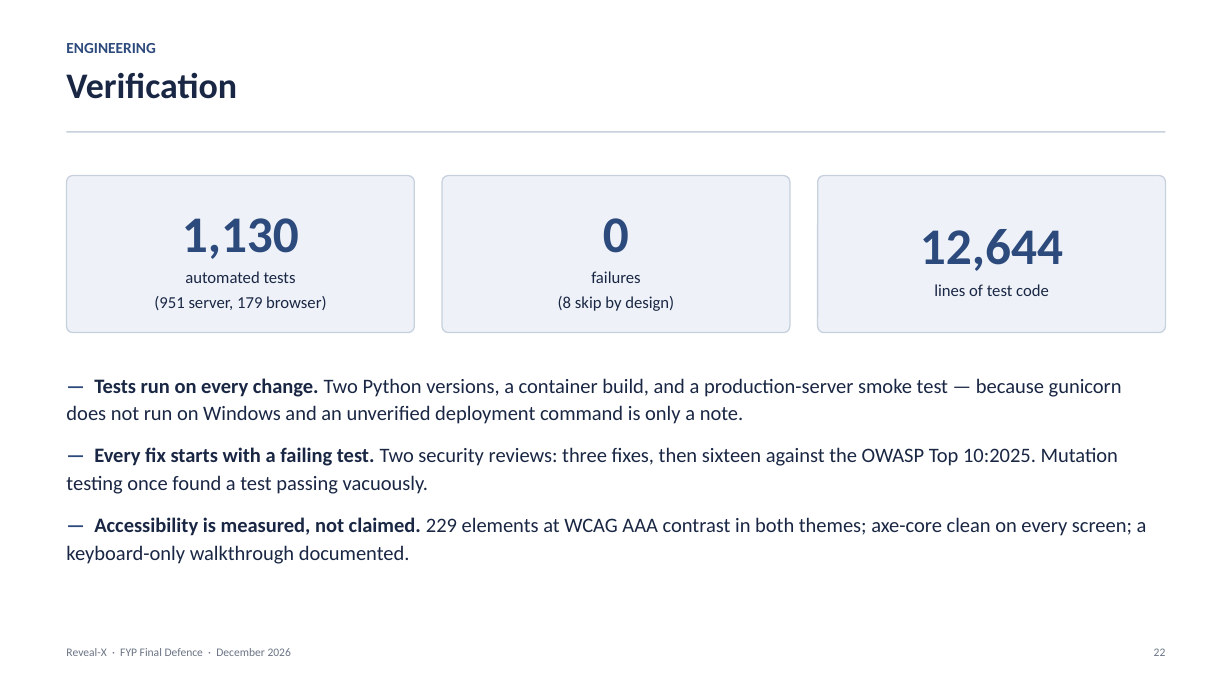
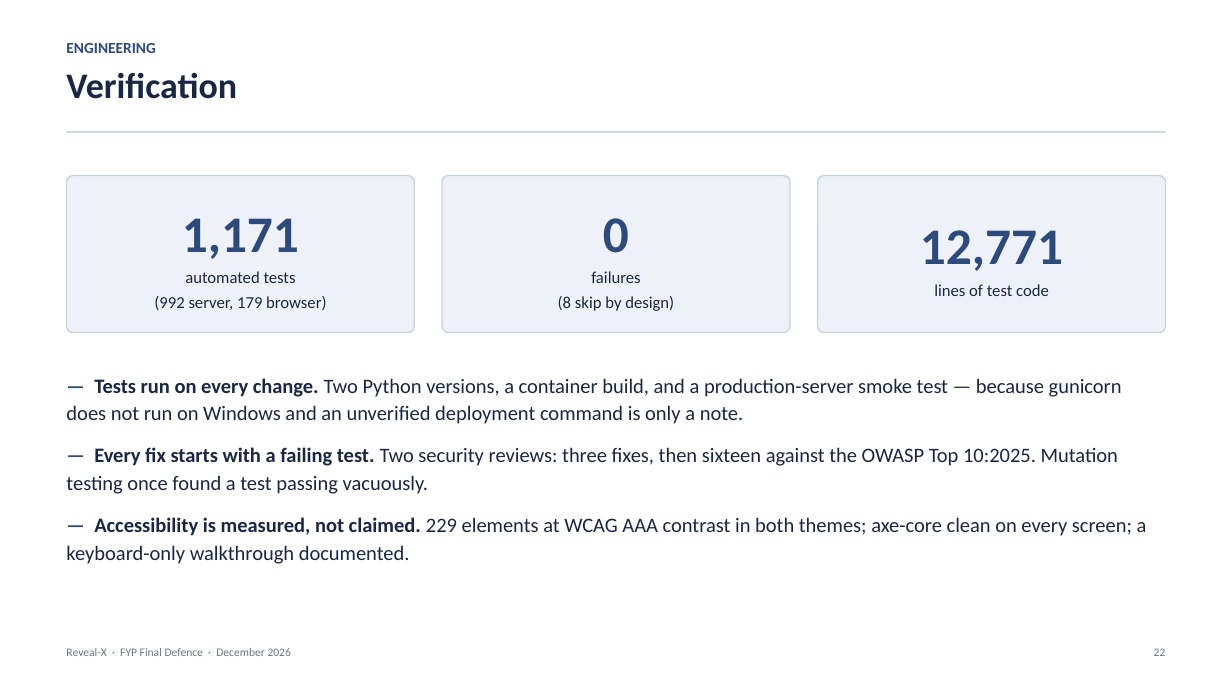
Before and after one commit to 1337PAIN/Reveal-X-chat, a slide deck: slide 22 of Reveal-X_FYP_Presentation.pptx. Drawn at 1232x693 pixels with LibreOffice and Linux fonts; fonts in the diff are those of the drawing. Boxes give left, top, right and bottom in pixels: in the first picture for what was removed or moved away, otherwise in the second. Text is boxed around its words. In the diff, an @@ line names an element or a change of style, - is before the commit and + after.

```diff
--- a/Reveal-X_FYP_Presentation.pptx
+++ b/Reveal-X_FYP_Presentation.pptx
@@ text in rounded rectangle at box(154, 218, 326, 310): text changed @@
-1,130
-automated tests
-(951 server, 179 browser)
+1,171
+automated tests
+(992 server, 179 browser)
@@ text in rounded rectangle at box(920, 230, 1063, 271): text changed @@
-12,644
+12,771
```
Also in this commit, not shown: 2 other slides changed, 8 other files.
